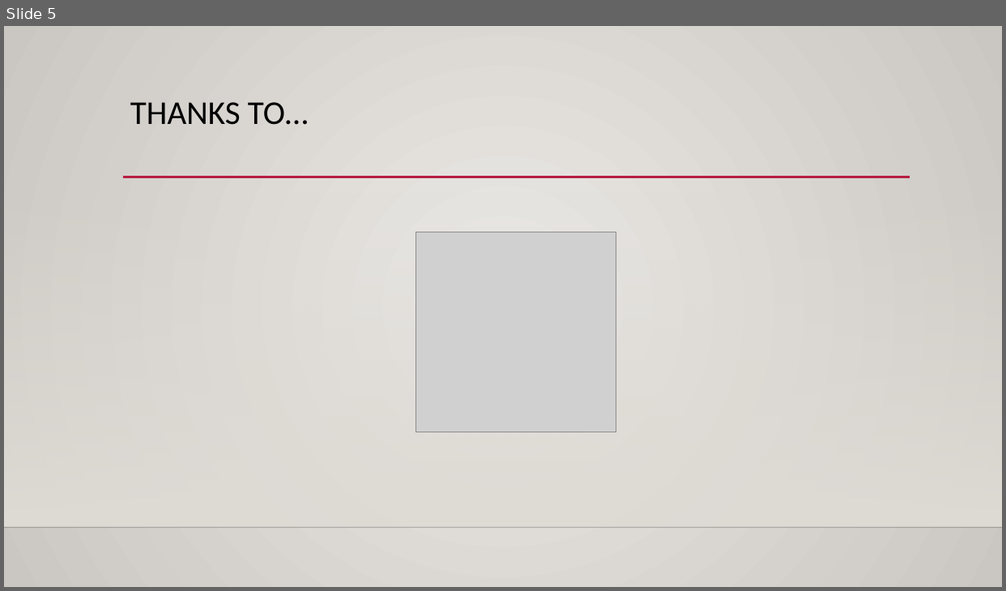
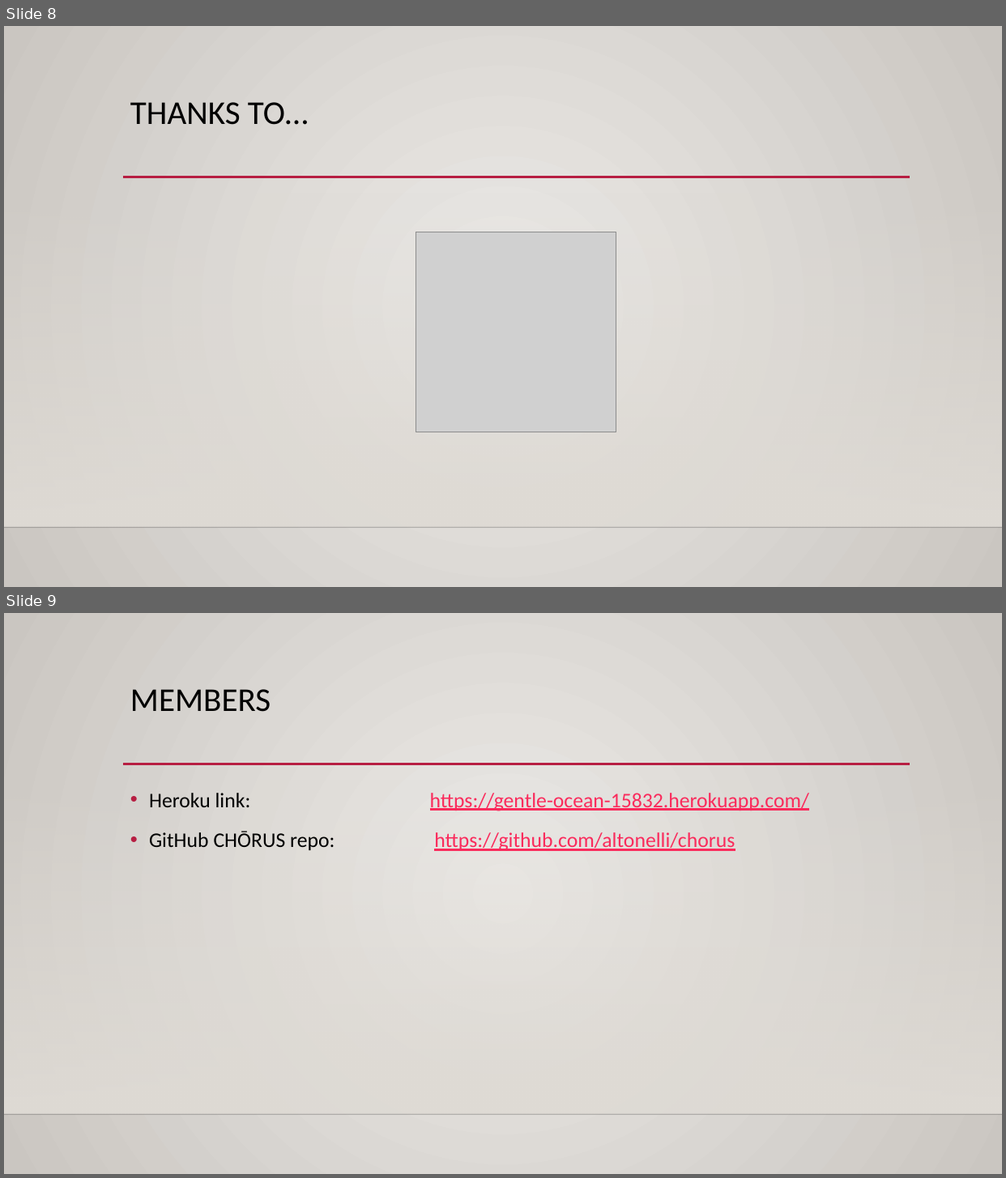
Before and after one commit to altonelli/chores_app, a slide deck: chorusPPT.pptx. Shown one above the other, each under a label of ours: slide 5 before the commit, slides 8 and 9 after it. The pictures are 1006x591 and 1006x1178 pixels, drawn with LibreOffice and Linux fonts; fonts in the diff are those of the drawing; grey boxes stand for pictures; background and template pictures are left out. Boxes give left, top, right and bottom in pixels: in the first picture for what was removed or moved away, otherwise in the second. Text is boxed around its words. In the diff, an @@ line names an element or a change of style, - is before the commit and + after.

```diff
--- a/chorusPPT.pptx
+++ b/chorusPPT.pptx
@@ slide 9 added at [4, 613, 1002, 1174], background gradient #ECEAE7 to #CAC7C1; not listed: 3 template elements that a slide beside it also shows @@
@@ title added at [130, 689, 270, 712], 32 pt, text #000000 @@
+MEMBERS
@@ text added at [149, 793, 810, 851], 20 pt, text #FA2B5C, underline @@
+• Heroku link: https://gentle-ocean-15832.herokuapp.com/
+• GitHub CHŌRUS repo: https://github.com/altonelli/chorus
@@ what was slide 5 is now slide 8 @@
```
Also in this commit, not shown: 2 slides changed, 4 other slides added, 2 slides removed, 2 other files.
